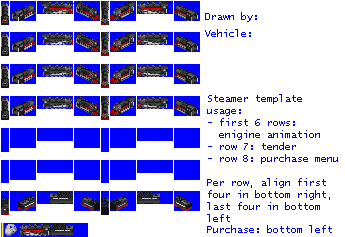
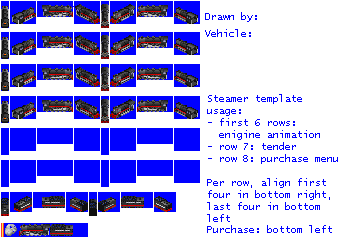
Layers edited between the first and the second 345 × 237 image:
painted on "original" over [1, 1, 198, 216]
painted on "empty.png" over [1, 14, 200, 216]
